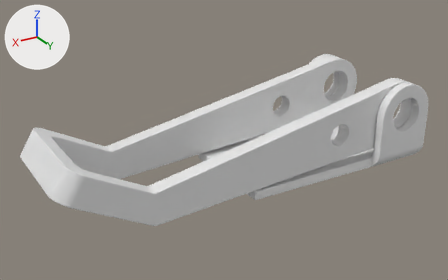
Before and after pictures for a commit that changed the Blender file LatchClamp.blend.
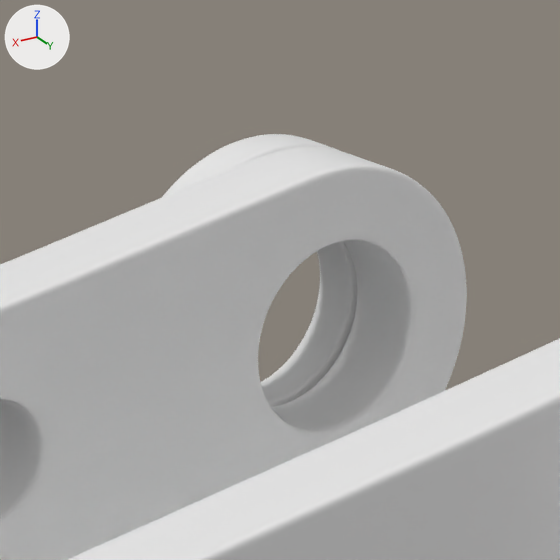
The first picture shows the older version from a 50 mm camera at (0.0812, 0.1179, 0.0703) aimed at (0.0098, -0.0012, 0.0107). The close-ups show both versions on the part from 63% to 83% of the width and 12% to 43% of the height of that picture. The axes (+X, +Y, +Z) are drawn at upper left. The lights are the same throughout.

Names of what the first close-up shows: 'Lever', 'Mounting base'.
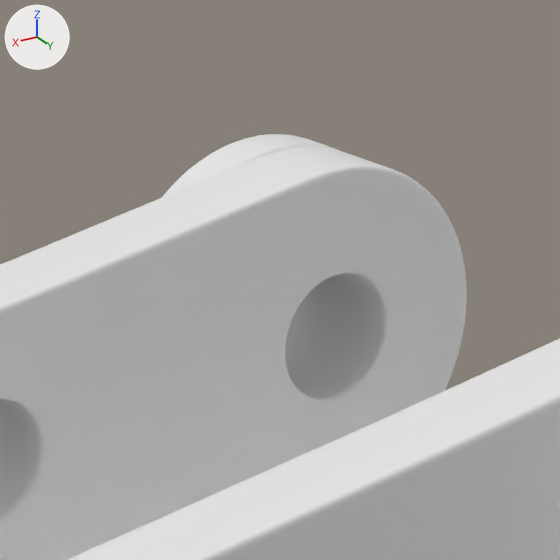
Where the change shows, as pixel boxes [x1, y1, x2, y2] in the close-ups (560 x 560 px):
part 1 of me_cube_001, built on: before [234, 208, 438, 462]; after [239, 214, 433, 460]
'Mounting base', unchanged, covered by the edit: before [162, 134, 357, 407]; after [162, 134, 340, 197]

Patch to the scene script:
```diff
--- a/LatchClamp.blend.py
+++ b/LatchClamp.blend.py
@@ me_cube_001 @@
 # used by ob_lever; location = (0.0, 0.0, 0.0); scale = (0.0481, 0.0481, 0.0481)
-me_cube_001.from_pydata(...)  # 1332 vertices, 1318 faces; spans x -0.84..1.17, y -0.29..0.0, z 0.05..0.47
+me_cube_001.from_pydata(...)  # 1524 vertices, 1510 faces; spans x -0.84..1.17, y -0.35..0.0, z 0.05..0.47
+# me_cube_001 part 1: 126 vertices moved from x -0.78..-0.58, y -0.29..-0.21, z 0.2..0.41 to x -0.77..-0.6, y -0.3..-0.21, z 0.22..0.39; 48 vertices removed from x -0.78..-0.58, y -0.29..-0.28, z 0.2..0.41; 240 vertices added at x -0.77..-0.6, y -0.35..-0.22, z 0.22..0.39
```
